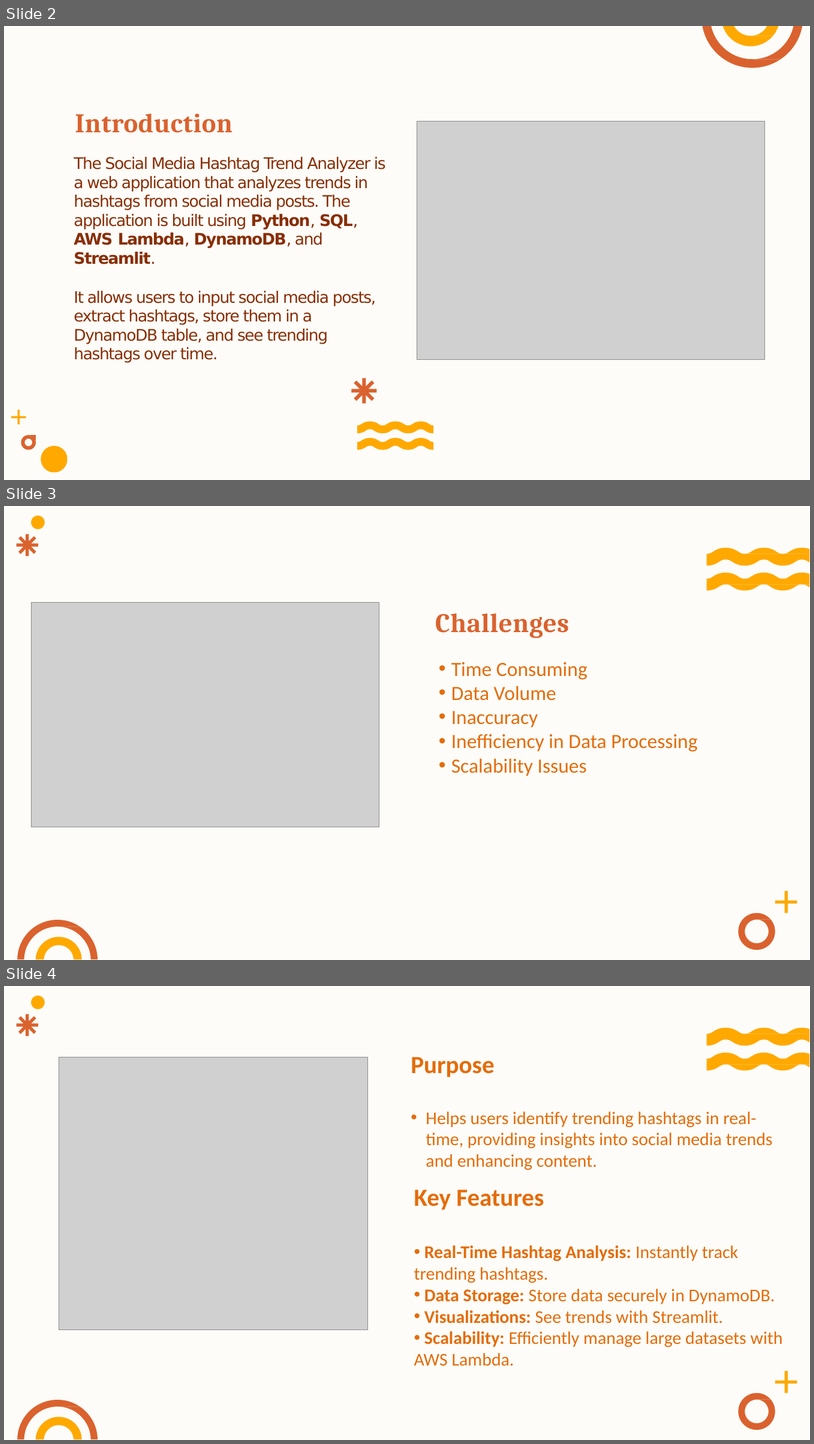
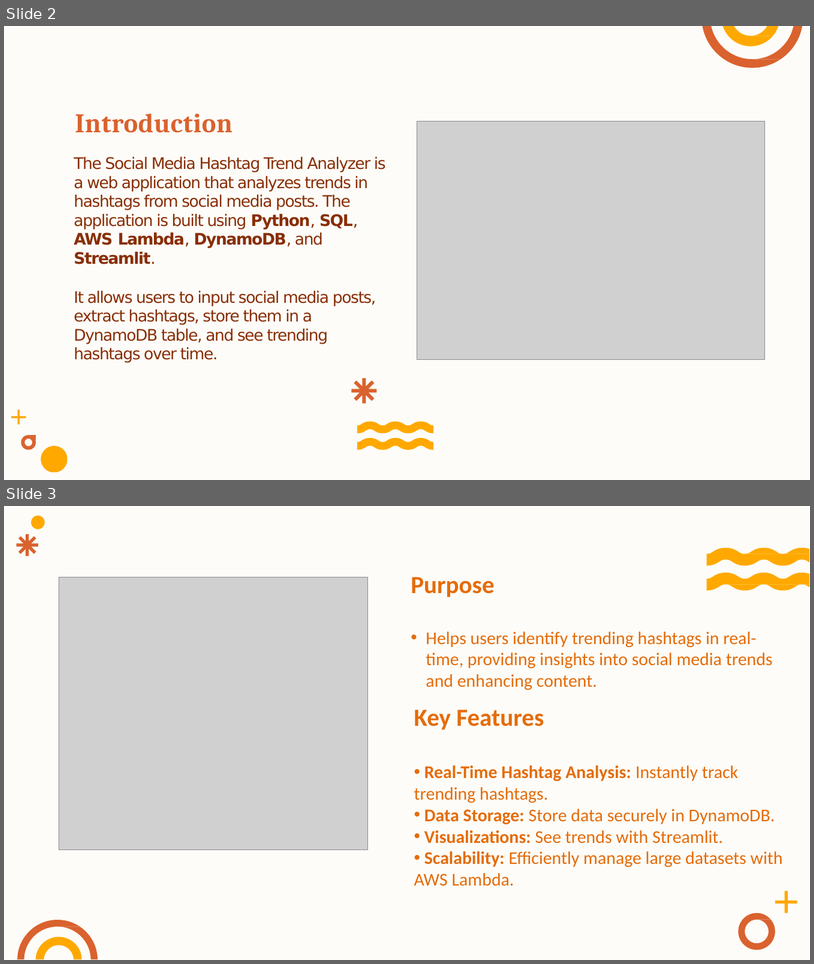
Before and after one commit to MananGupta2603/Social-Media-Hashtag-Trend-Analyzer-Application, a slide deck: social media hashtag trend analyzer.pptx. Shown one above the other, each under a label of ours: slides 2, 3 and 4 before the commit, slides 2 and 3 after it. The pictures are 814x1444 and 814x964 pixels, drawn with LibreOffice and Linux fonts; fonts in the diff are those of the drawing; grey boxes stand for pictures. Boxes give left, top, right and bottom in pixels: in the first picture for what was removed or moved away, otherwise in the second. Text is boxed around its words. In the diff, an @@ line names an element or a change of style, - is before the commit and + after.

Commit message:
update file

```diff
--- a/social media hashtag trend analyzer.pptx
+++ b/social media hashtag trend analyzer.pptx
@@ slide 3 removed at [4, 506, 810, 960], background #FFFFFF; not listed: 1 template element that a slide beside it also shows @@
@@ freeform shape removed at [31, 516, 45, 529] @@
@@ freeform shape removed at [17, 534, 39, 556] @@
@@ freeform shape removed at [707, 548, 810, 566] @@
@@ freeform shape removed at [707, 573, 810, 591] @@
@@ picture removed at [31, 603, 380, 827] @@
@@ title removed at [435, 613, 569, 638] @@
-Challenges
@@ text removed at [452, 662, 698, 776] @@
-• Time Consuming
-• Data Volume
-• Inaccuracy
-• Inefficiency in Data Processing
-• Scalability Issues
@@ freeform shape removed at [776, 891, 798, 913] @@
@@ freeform shape removed at [738, 913, 776, 950] @@
@@ freeform shape removed at [17, 920, 98, 960] @@
@@ freeform shape removed at [36, 937, 82, 960] @@
@@ what was slide 4 is now slide 3 @@
```
Also in this commit, not shown: 1 slide added, 1 other slide removed.
